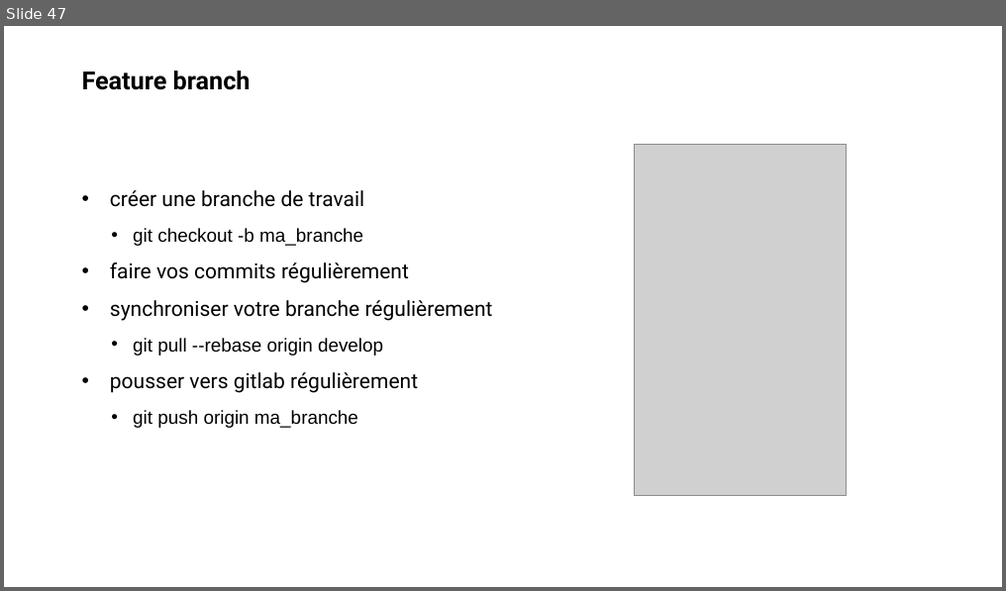
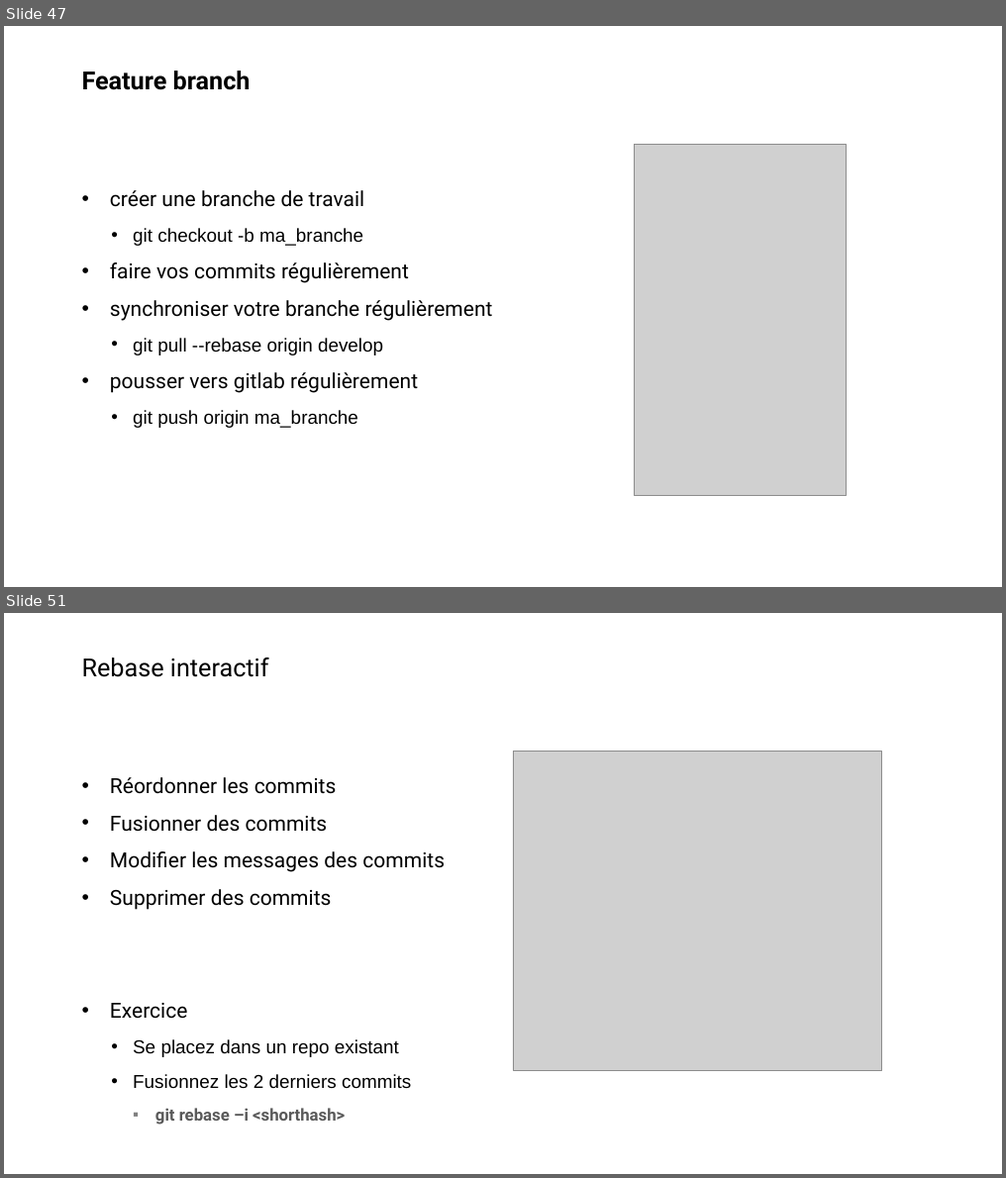
Before and after one commit to Xaviou1003/formation-git, a slide deck: Formation Git - basique.pptx. Shown one above the other, each under a label of ours: slide 47 before the commit, slides 47 and 51 after it; the slides between them are not shown. The pictures are 1006x591 and 1006x1178 pixels, drawn with LibreOffice and Linux fonts; fonts in the diff are those of the drawing; grey boxes stand for pictures; background and template pictures are left out. Boxes give left, top, right and bottom in pixels: in the first picture for what was removed or moved away, otherwise in the second. Text is boxed around its words. In the diff, an @@ line names an element or a change of style, - is before the commit and + after.

Commit message:
manque plus que les images

```diff
--- a/Formation Git - basique.pptx
+++ b/Formation Git - basique.pptx
@@ slide 51 added at (4, 613, 1002, 1174), background picture (left out) @@
@@ title added at (82, 658, 269, 677), 24 pt, text #000000 @@
+Rebase interactif
@@ picture added at (513, 752, 882, 1071) @@
@@ text added at (110, 777, 445, 1125), 20 pt, text #000000 @@
+• Réordonner les commits
+• Fusionner des commits
+• Modifier les messages des commits
+• Supprimer des commits
+• Exercice
+  • Se placez dans un repo existant
+  • Fusionnez les 2 derniers commits
+    ▪ git rebase –i <shorthash>
```
Also in this commit, not shown: 1 slide changed, 5 other slides added.
